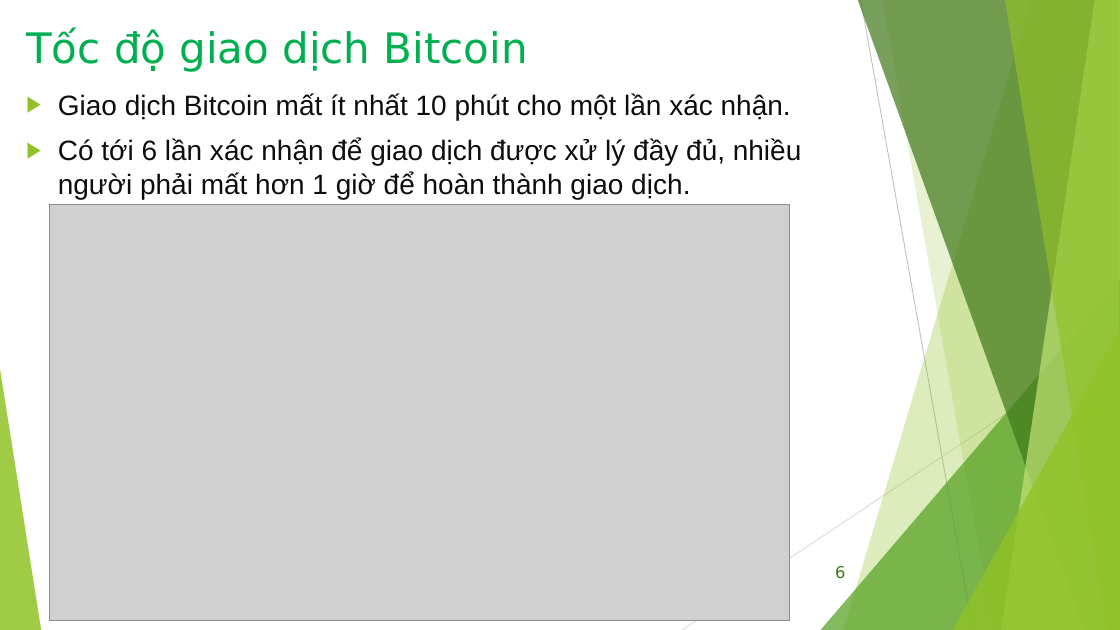
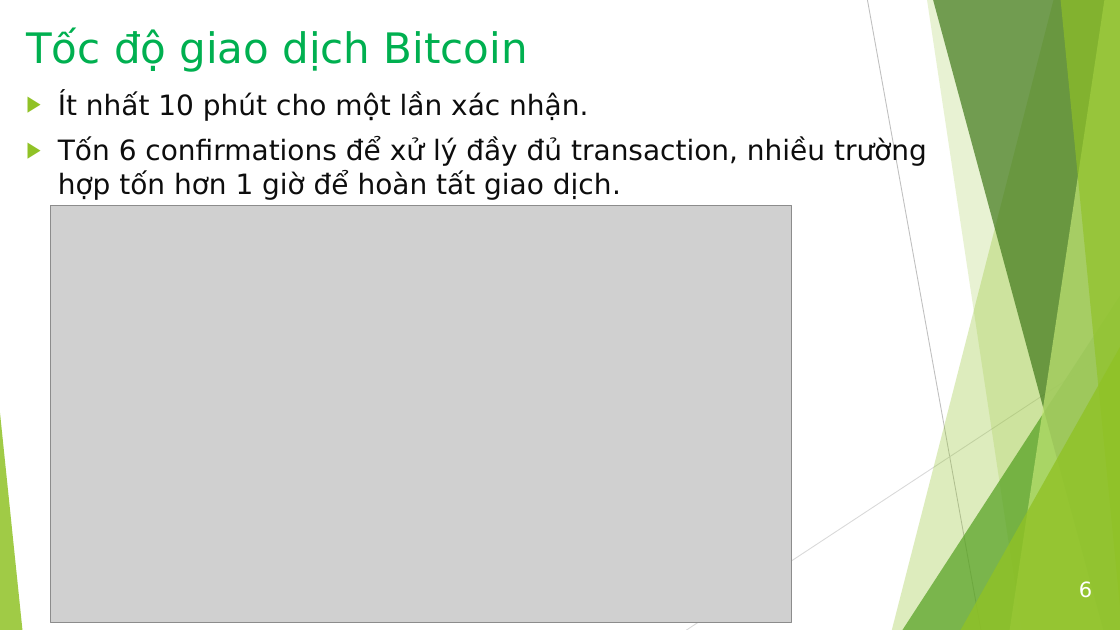
Before and after one commit to bku-blockchain/factom-research, a slide deck: slide 6 of docs/Factom_Intro_2.pptx. Drawn at 1120x630 pixels with LibreOffice and Linux fonts; fonts in the diff are those of the drawing; grey boxes stand for pictures. Boxes give left, top, right and bottom in pixels: in the first picture for what was removed or moved away, otherwise in the second. Text is boxed around its words. In the diff, an @@ line names an element or a change of style, - is before the commit and + after.

```diff
--- a/docs/Factom_Intro_2.pptx
+++ b/docs/Factom_Intro_2.pptx
@@ line moved from (861, 0) - (973, 630) to (868, 0) - (981, 630) @@
@@ freeform shape: place and size @@
-freeform shape at (844, 0, 1120, 630)
+freeform shape at (892, 0, 1120, 630)
@@ freeform shape: place and size @@
-freeform shape at (882, 0, 1120, 630)
+freeform shape at (928, 0, 1120, 630)
@@ freeform shape: place and size @@
-freeform shape at (858, 0, 1120, 630)
+freeform shape at (933, 0, 1120, 630)
@@ freeform shape: place and size @@
-freeform shape at (1002, 0, 1120, 630)
+freeform shape at (1010, 0, 1120, 630)
@@ freeform shape: place and size @@
-freeform shape at (1005, 0, 1120, 630)
+freeform shape at (1061, 0, 1120, 630)
@@ text at (58, 92, 927, 200): text changed; font Arial to DejaVu Sans @@
-▶ Giao dịch Bitcoin mất ít nhất 10 phút cho một lần xác nhận.
-▶ Có tới 6 lần xác nhận để giao dịch được xử lý đầy đủ, nhiều người phải mất hơn 1 giờ để hoàn thành giao dịch.
+▶ Ít nhất 10 phút cho một lần xác nhận.
+▶ Tốn 6 confirmations để xử lý đầy đủ transaction, nhiều trường hợp tốn hơn 1 giờ để hoàn tất giao dịch.
@@ triangle: place and size @@
-triangle at (821, 280, 1120, 630)
+triangle at (902, 280, 1120, 630)
@@ line moved from (1120, 339) - (682, 630) to (1120, 339) - (686, 630) @@
@@ triangle: place and size @@
-triangle at (953, 330, 1120, 630)
+triangle at (961, 330, 1120, 630)
@@ triangle: place and size @@
-triangle at (0, 369, 41, 630)
+triangle at (0, 369, 23, 630)
@@ page number: place and size @@
-page number at (835, 566, 845, 579)
+page number at (1079, 581, 1092, 598)
@@ page number at (1079, 581, 1092, 598): size 14 to 18 pt, text colour #3F7819 to #FFFFFF @@
```
Also in this commit, not shown: 32 other slides changed, 5 slides added, 15 slides removed.
